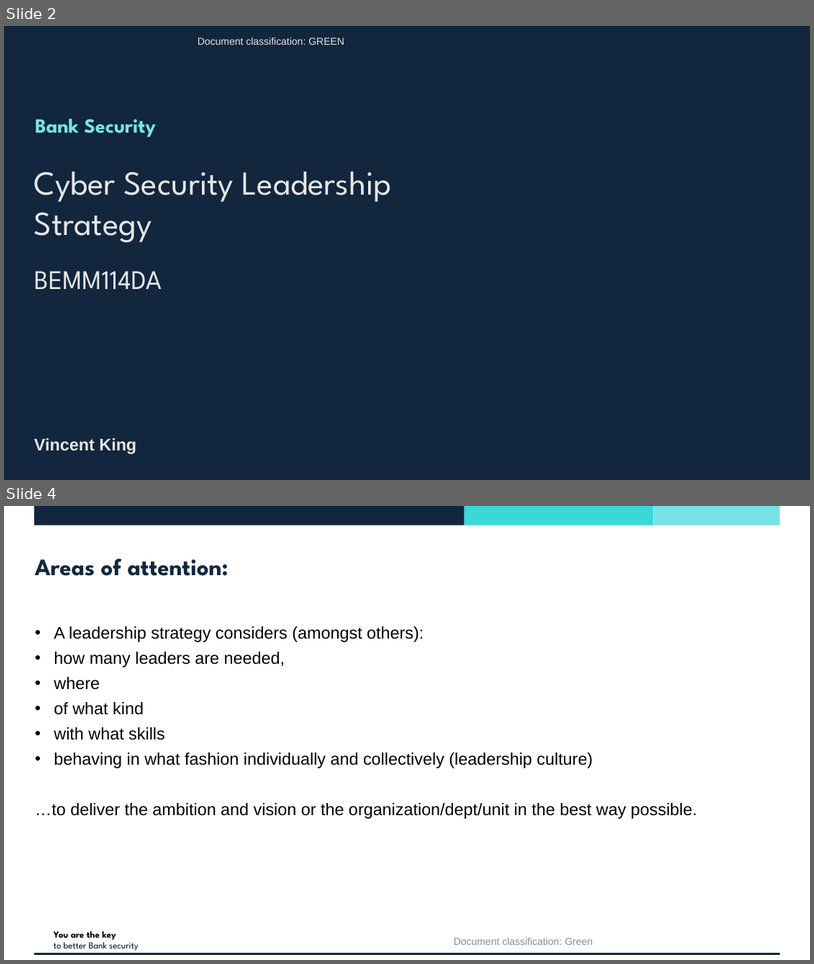
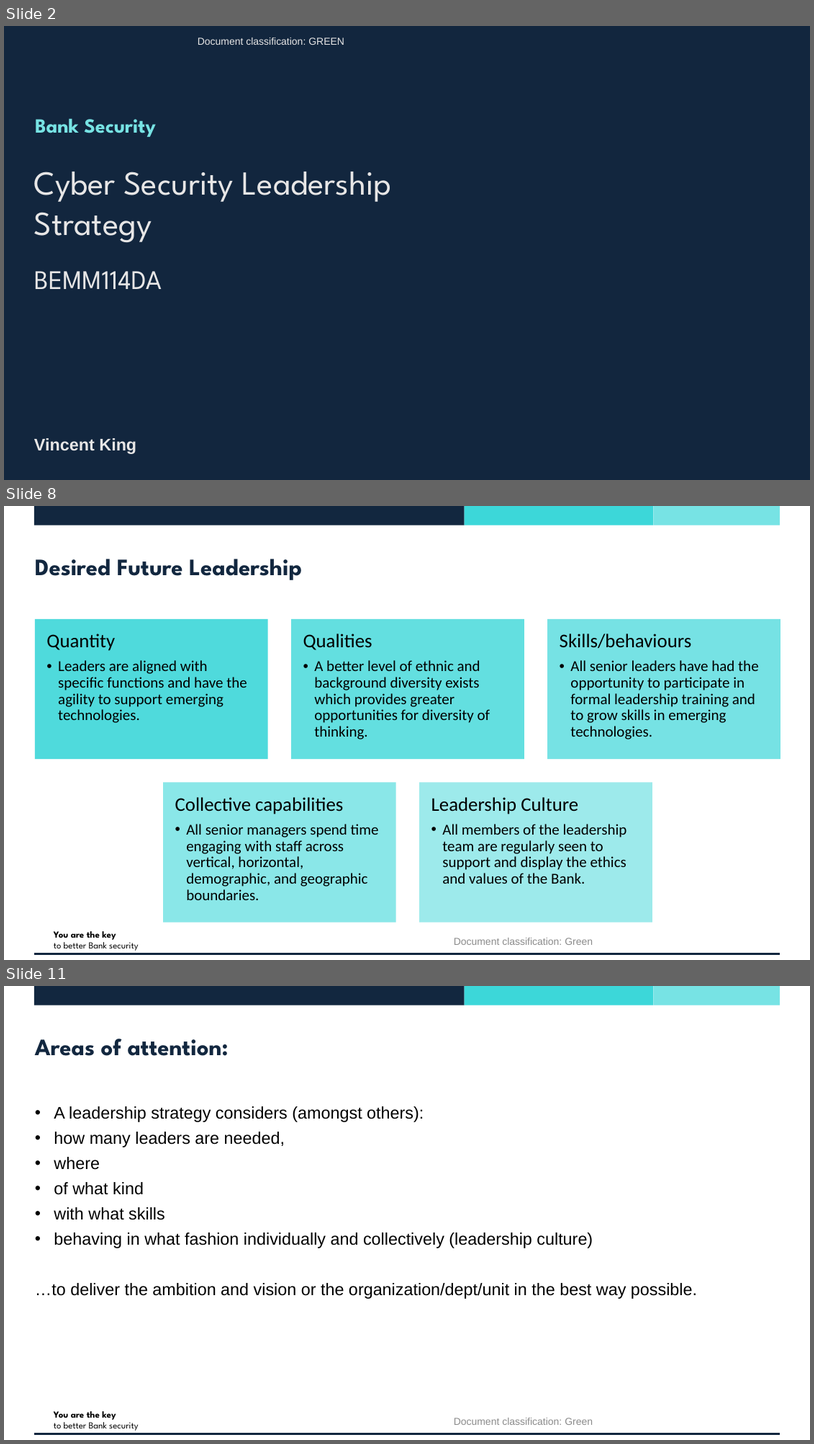
Before and after one commit to vincentjking/Presentations, a slide deck: Exeter MBA/1SLA23 - Leading People and Organisations/Assignment 2/Assignment 2 - BoE Cyber Security Leadership Strategy.pptx. Shown one above the other, each under a label of ours: slides 2 and 4 before the commit, slides 2, 8 and 11 after it; the slides between them are not shown. The pictures are 814x964 and 814x1444 pixels, drawn with LibreOffice and Linux fonts; fonts in the diff are those of the drawing; background and template pictures are left out. Boxes give left, top, right and bottom in pixels: in the first picture for what was removed or moved away, otherwise in the second. Text is boxed around its words. In the diff, an @@ line names an element or a change of style, - is before the commit and + after.

```diff
--- a/Exeter MBA/1SLA23 - Leading People and Organisations/Assignment 2/Assignment 2 - BoE Cyber Security Leadership Strategy.pptx
+++ b/Exeter MBA/1SLA23 - Leading People and Organisations/Assignment 2/Assignment 2 - BoE Cyber Security Leadership Strategy.pptx
@@ slide 8 added at [4, 506, 810, 960], background #FFFFFF; not listed: 5 template elements that a slide beside it also shows @@
@@ title added at [35, 559, 302, 580], 28 pt, text #12273F, bold @@
+Desired Future Leadership
@@ group added at [35, 619, 781, 922]: 5 rectangles, 5 texts @@
+Quantity
+  • Leaders are aligned with specific functions and have the agility to support emerging technologies.
+Qualities
+  • A better level of ethnic and background diversity exists which provides greater opportunities for diversity of thinking.
+Skills/behaviours
+  • All senior leaders have had the opportunity to participate in formal leadership training and to grow skills in emerging technologies.
+Collective capabilities
+  • All senior managers spend time engaging with staff across vertical, horizontal, demographic, and geographic boundaries.
+Leadership Culture
+  • All members of the leadership team are regularly seen to support and display the ethics and values of the Bank.
@@ text added at [454, 937, 593, 944], 12 pt, text #8C8C8C @@
+Document classification: Green
@@ what was slide 4 is now slide 11 @@
```
Also in this commit, not shown: 2 slides changed, 5 other slides added, 1 slide removed, 10 other files.
